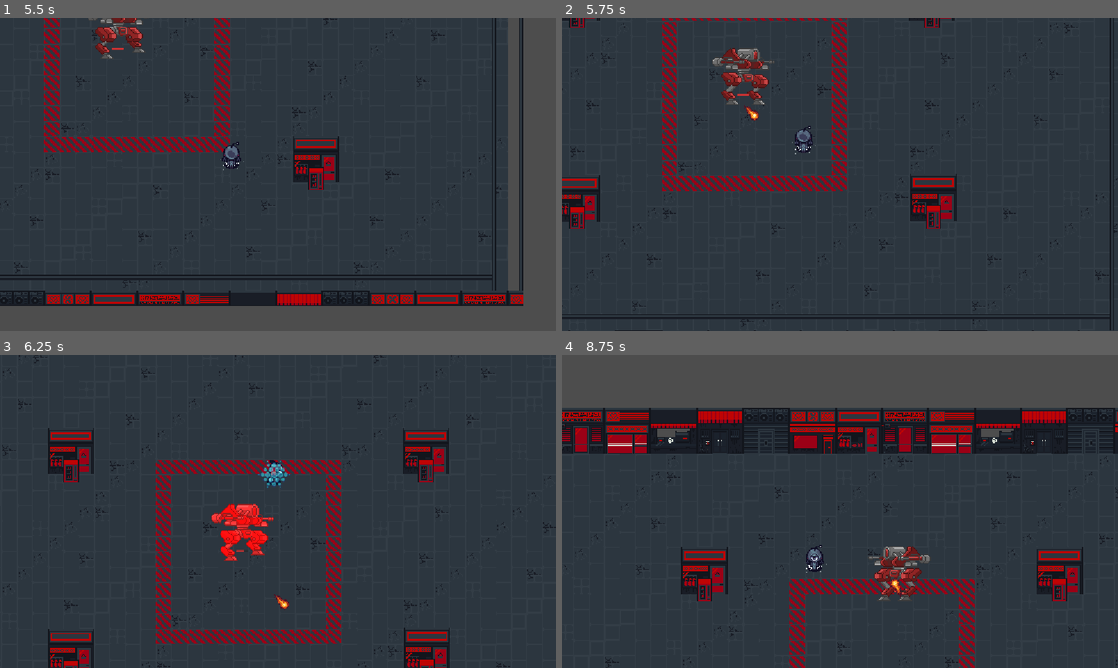
Above: before the commit, frames 1-4 (two rows, left to right).
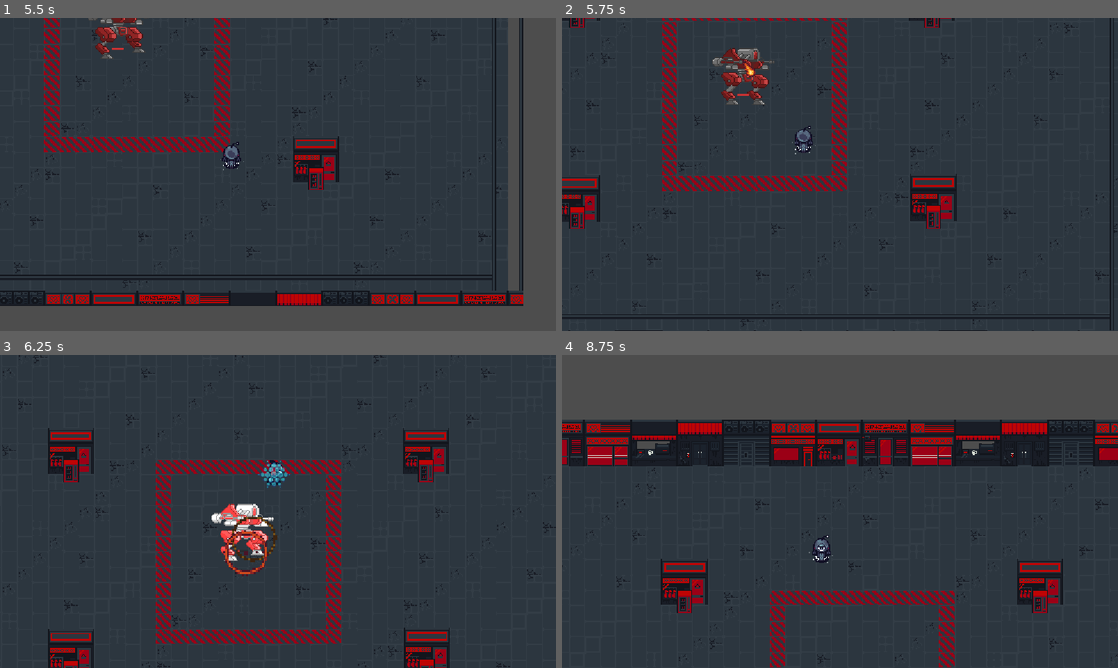
Above: after the commit, the same moments.

Repository: Oncomito/BBArsenal
Game: Godot game, scene res://level_tutorial.tscn
Same seed, same stepped clock (60 frames per second), same inputs: the game is played once before the commit and once after it. This scene is started directly instead of the project's main scene.
Inputs (mouse positions are in pixels of both pictures, inside the frame that each line leads up to):
- Up to frame 1 (5.5 s): tap Enter (kb_enter) at 0.5 s; move the mouse to (250, 237) at 0.52 s; hold Enter (kb_enter) 0.53-1.28 s; hold W (player_up) 0.53-2.03 s; click (250, 237) at 0.67 s; move the mouse to (444, 221) at 1.27 s; tap Shift (player_dash) at 1.35, 4.35 s; move the mouse to (111, 127) at 2.02 s; press the mouse at (111, 127) at 2.03 s; hold A (player_left) 2.03-3.53 s; move the mouse to (305, 174) at 2.77 s; release the mouse at (305, 174) at 2.78 s; right-click (305, 174) at 2.85 s; click (305, 174) at 2.92 s; move the mouse to (194, 96) at 3.52 s; hold S (player_down) 3.53-4.28 s; hold Enter (kb_enter) 3.53-4.28 s; move the mouse to (400, 158) at 4.27 s; hold D (player_right) 4.28-5.03 s; move the mouse to (166, 190) at 5.02 s; press the mouse at (166, 190) at 5.03 s; hold W (player_up) from 5.03 s (still down)
- Up to frame 2 (5.75 s): keep holding W (player_up)
- Up to frame 3 (6.25 s): move the mouse to (333, 442) at 5.77 s; release W (player_up) at 5.78 s; release the mouse at (333, 442) at 5.78 s; hold D (player_right) from 5.78 s (still down); right-click (333, 442) at 5.85 s
- Up to frame 4 (8.75 s): move the mouse to (812, 574) at 6.52 s; hold Enter (kb_enter) 6.53-7.28 s; move the mouse to (1006, 558) at 7.27 s; tap Shift (player_dash) at 7.35 s; click (1006, 558) at 7.42 s; move the mouse to (673, 464) at 8.02 s; release D (player_right) at 8.03 s; press the mouse at (673, 464) at 8.03 s; hold S (player_down) from 8.03 s (still down)

Frame 1 is identical in both runs. In frame 2, 0.1% of the frame differs, in the area x 32-36%, y 13-33%; in frame 3, 1.4%; in frame 4, 19%, in the area x 0-100%, y 16-100%.

Commit message:
change splash screen (again)

Diff:
--- a/scenes/enemies/mecha.gd
+++ b/scenes/enemies/mecha.gd
@@ -132,7 +132,7 @@
 	if not is_instance_valid(player):
 		return
 	ProjectileManager.spawn_projectile("fireball", {
-		"spawn_point": global_position,
+		"spawn_point": global_position + Vector2(0.0, -192),
 		"target": player,
 		"damage": 10.0,
 		"scale": Vector2(4, 4)
--- a/scenes/player/player_npc.gd
+++ b/scenes/player/player_npc.gd
@@ -94,7 +94,6 @@
 
 func _pick_direction() -> Vector2:
 	var dir := Vector2.from_angle(randf_range(0.0, TAU))
-	# Too far from home? Head back, with a bit of randomness so it doesn't look robotic.
 	if roam_radius > 0.0 and global_position.distance_to(_home) > roam_radius:
 		var to_home := global_position.direction_to(_home)
 		dir = to_home.rotated(randf_range(-0.6, 0.6))
@@ -149,7 +148,6 @@
 		var bounce_speed := minf(pre_collision_velocity.length(), walk_speed)
 		velocity = bounced_velocity.normalized() * bounce_speed
 
-	# Keep walking in the bounced direction so the NPC doesn't push back into the wall
 	if velocity != Vector2.ZERO:
 		_wander_dir = velocity.normalized()
 		_update_facing_direction(_wander_dir)
Binary file changed: assets/images/splash_screen.png
